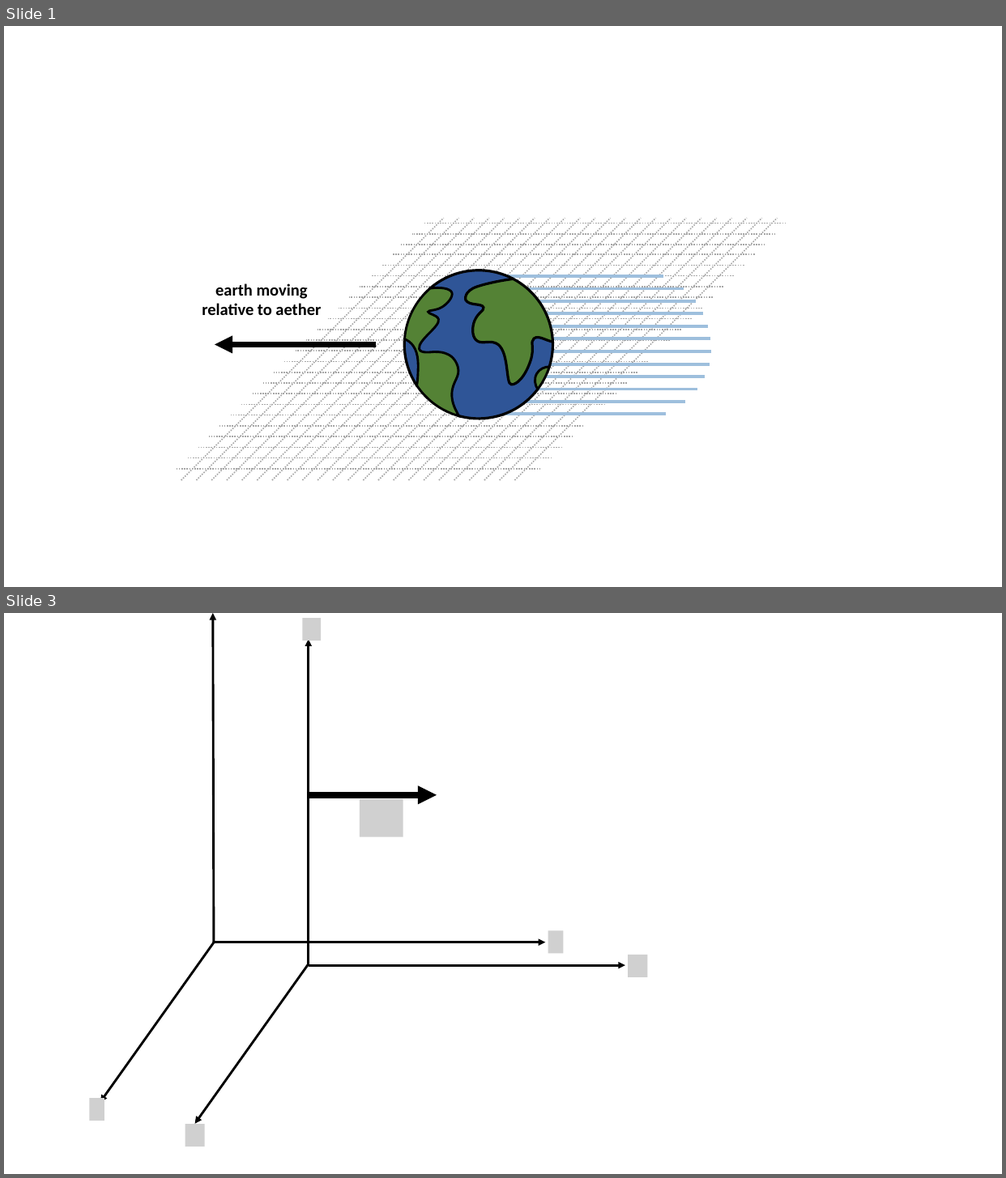
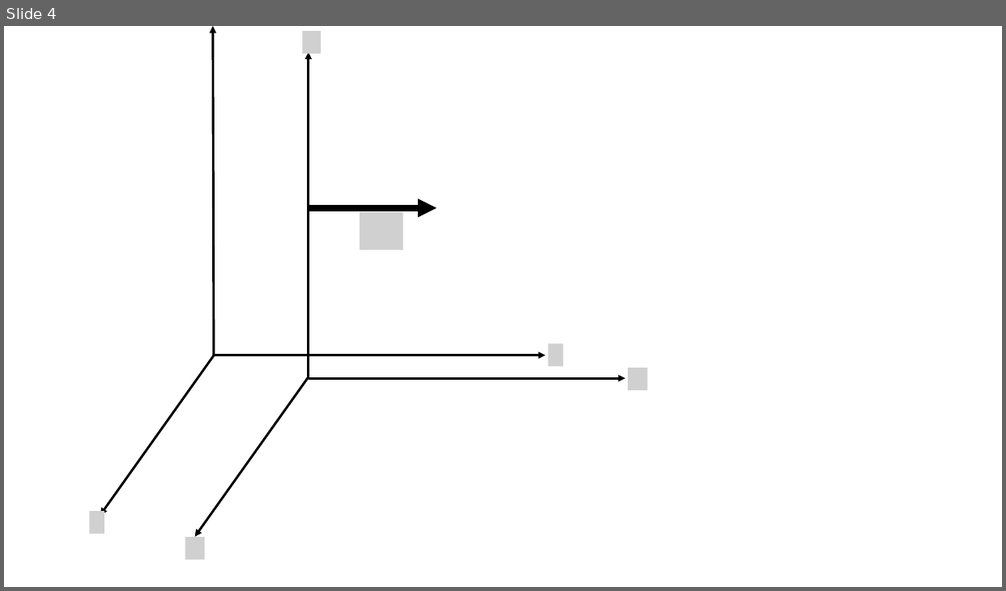
Before and after one commit to Phy-Hub/phy-hub.github.io, a slide deck: topics/special-relativity/media/SR Figures.pptx. Shown one above the other, each under a label of ours: slides 1 and 3 before the commit, slide 4 after it; the slides between them are not shown. The pictures are 1006x1178 and 1006x591 pixels, drawn with LibreOffice and Linux fonts; fonts in the diff are those of the drawing; grey boxes stand for pictures; background and template pictures are left out. Boxes give left, top, right and bottom in pixels: in the first picture for what was removed or moved away, otherwise in the second. Text is boxed around its words. In the diff, an @@ line names an element or a change of style, - is before the commit and + after.

```diff
--- a/topics/special-relativity/media/SR Figures.pptx
+++ b/topics/special-relativity/media/SR Figures.pptx
@@ slide 1 removed at bbox=[4, 26, 1002, 587], background #FFFFFF @@
@@ group removed at bbox=[177, 219, 786, 480]: 59 lines, 4 freeform shapes, 1 text, 1 arrow @@
-earth moving relative to aether
@@ what was slide 3 is now slide 4 @@
```
Also in this commit, not shown: 2 slides added, 38 other files.
